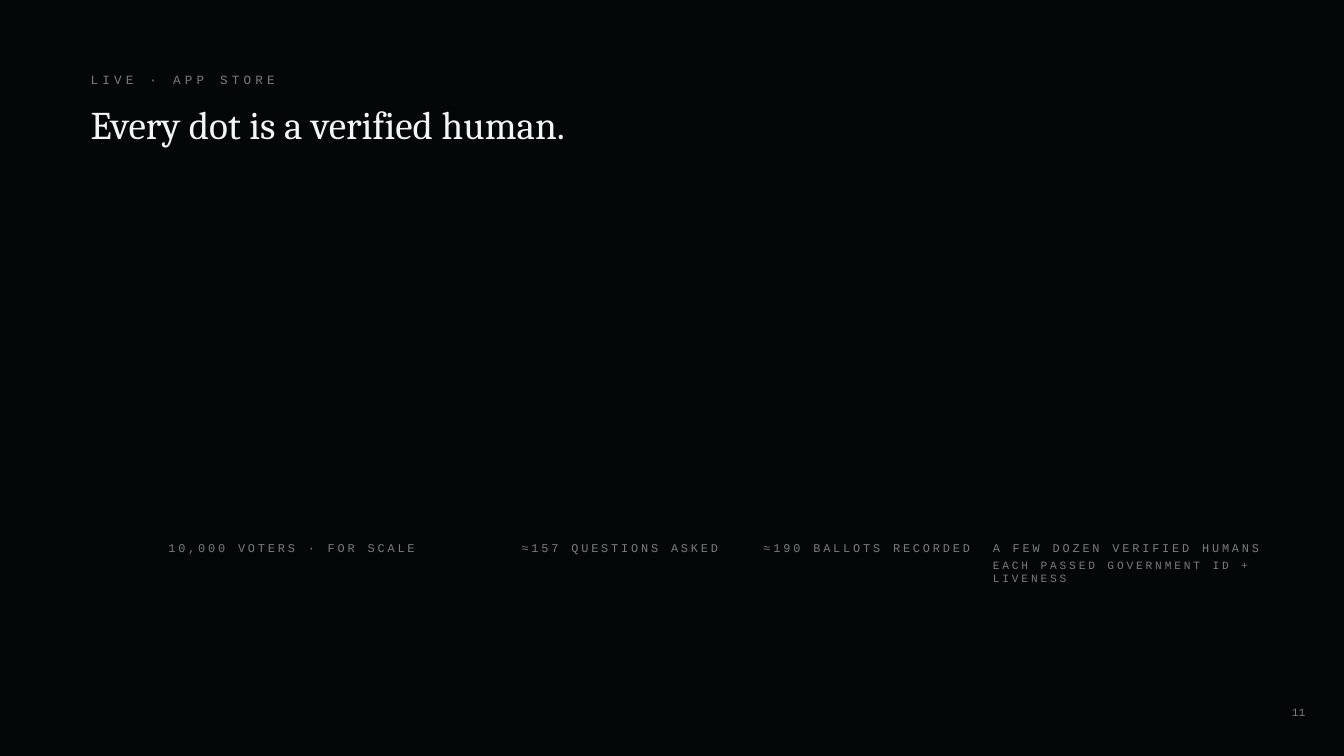
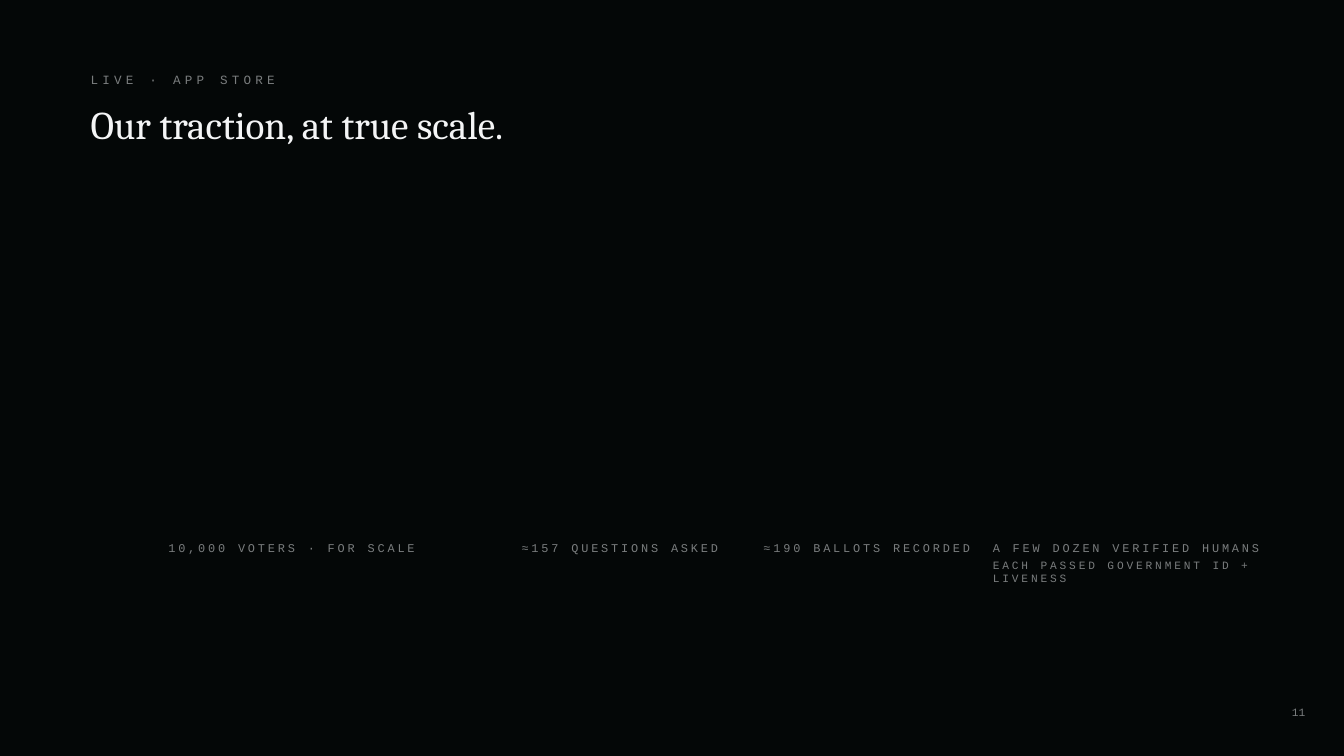
Before and after one commit to LStar977/rpv-mobile-clone, a slide deck: slide 11 of pitch/ultimate/v2/Represent-Proof-of-Us-Investor.pptx. Drawn at 1344x756 pixels with LibreOffice and Linux fonts; fonts in the diff are those of the drawing; background and template pictures are left out. Boxes give left, top, right and bottom in pixels: in the first picture for what was removed or moved away, otherwise in the second. Text is boxed around its words. In the diff, an @@ line names an element or a change of style, - is before the commit and + after.

```diff
--- a/pitch/ultimate/v2/Represent-Proof-of-Us-Investor.pptx
+++ b/pitch/ultimate/v2/Represent-Proof-of-Us-Investor.pptx
@@ text at [91, 111, 503, 144]: text changed @@
-Every dot is a verified human.
+Our traction, at true scale.
```
Also in this commit, not shown: 2 other slides changed, 13 other files.
